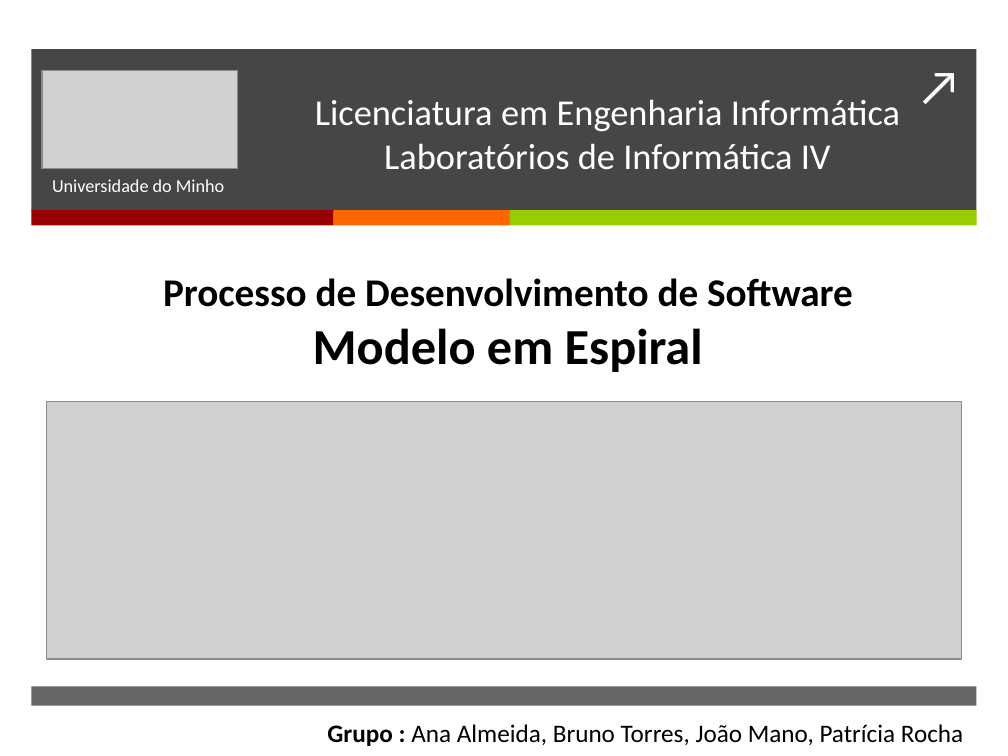
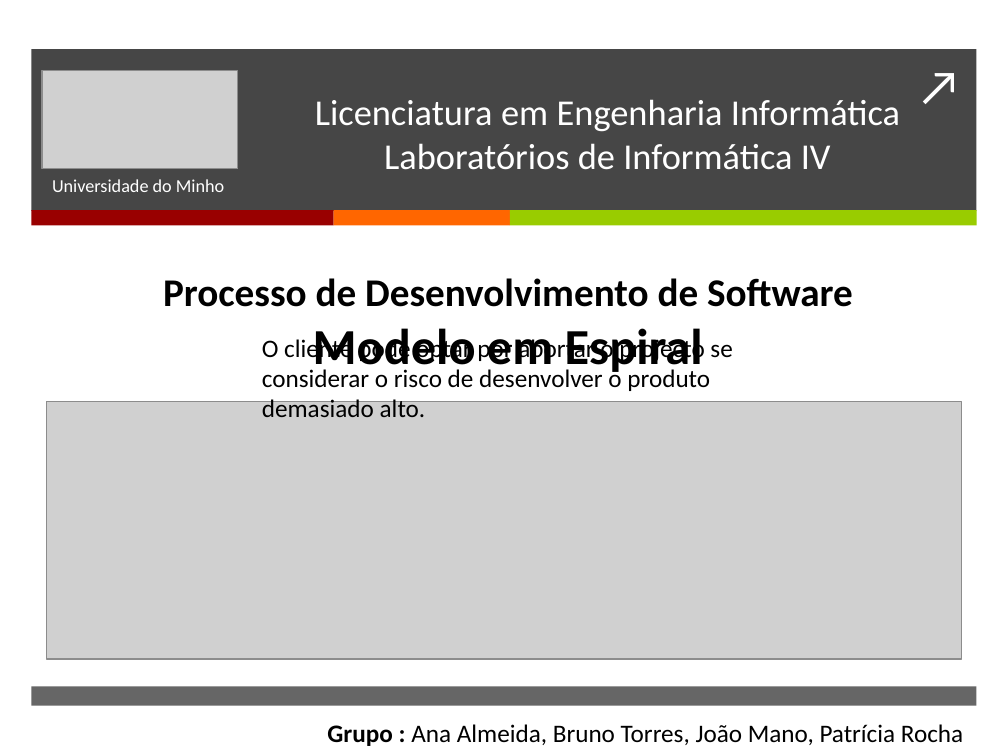
Before and after one commit to BrunoTorres/LI4, a slide deck: slide 1 of Apresentação/Apresentacao.pptx. Drawn at 1008x756 pixels with LibreOffice and Linux fonts; fonts in the diff are those of the drawing; grey boxes stand for pictures. Boxes give left, top, right and bottom in pixels: in the first picture for what was removed or moved away, otherwise in the second. Text is boxed around its words. In the diff, an @@ line names an element or a change of style, - is before the commit and + after.

```diff
--- a/Apresentação/Apresentacao.pptx
+++ b/Apresentação/Apresentacao.pptx
@@ text added at (x1=262, y1=336, x2=732, y2=417), 18 pt, text #000000 @@
+O cliente pode optar por abortar o projecto se considerar o risco de desenvolver o produto
+demasiado alto.
```
Also in this commit, not shown: 2 other slides changed, 1 slide added.
